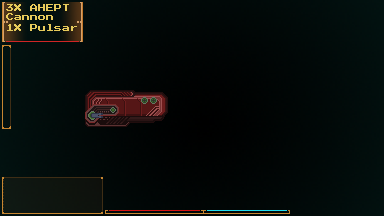
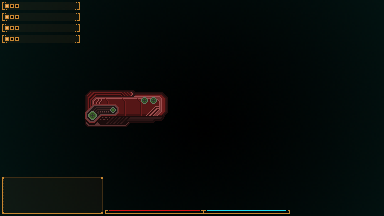
Revision of a layered 384px x 216px image; what changed, layer by layer:
added group "Weapon Slots" with 4 layers above "Game Border" over (x1=2, y1=2, x2=80, y2=43)
added layer "Layer 10 copy 3" in group "Weapon Slots" over (x1=2, y1=35, x2=80, y2=43)
added layer "Layer 10 copy 2" in group "Weapon Slots" over (x1=3, y1=24, x2=80, y2=32)
added layer "Layer 10 copy" in group "Weapon Slots" over (x1=3, y1=13, x2=80, y2=21)
added layer "Layer 10" in group "Weapon Slots" over (x1=3, y1=2, x2=80, y2=10)
moved "Layer 4" into group "Group 1 copy", painted on it over (x1=5, y1=21, x2=103, y2=118)
removed layer "Layer 3" over (x1=2, y1=45, x2=287, y2=211)
removed group "Pulsar" (3 layers) over (x1=2, y1=21, x2=83, y2=42)
removed layer "Layer 2" from group "Pulsar" over (x1=6, y1=21, x2=79, y2=42)
removed layer "1X Pulsar" from group "Pulsar" over (x1=7, y1=24, x2=77, y2=31)
removed layer "FireTab" (1st of 2, in "Pulsar") from group "Pulsar" over (x1=2, y1=22, x2=83, y2=42)
removed group "AHEPT" (2 layers) over (x1=2, y1=2, x2=83, y2=22)
removed layer "3X AHEPT Cannon" from group "AHEPT" over (x1=6, y1=4, x2=69, y2=20)
removed layer "FireTab" (2nd of 2, in "AHEPT") from group "AHEPT" over (x1=2, y1=2, x2=83, y2=22)
